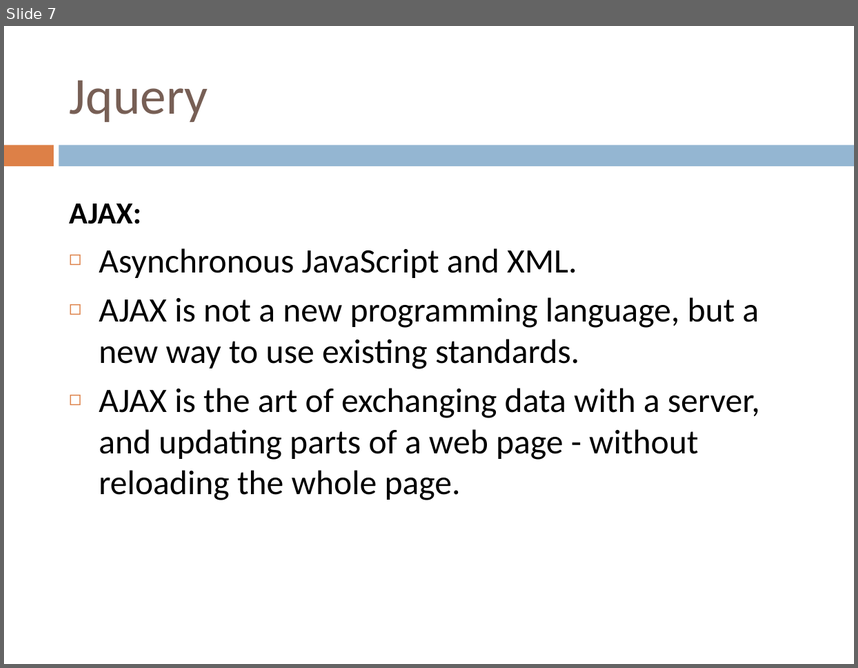
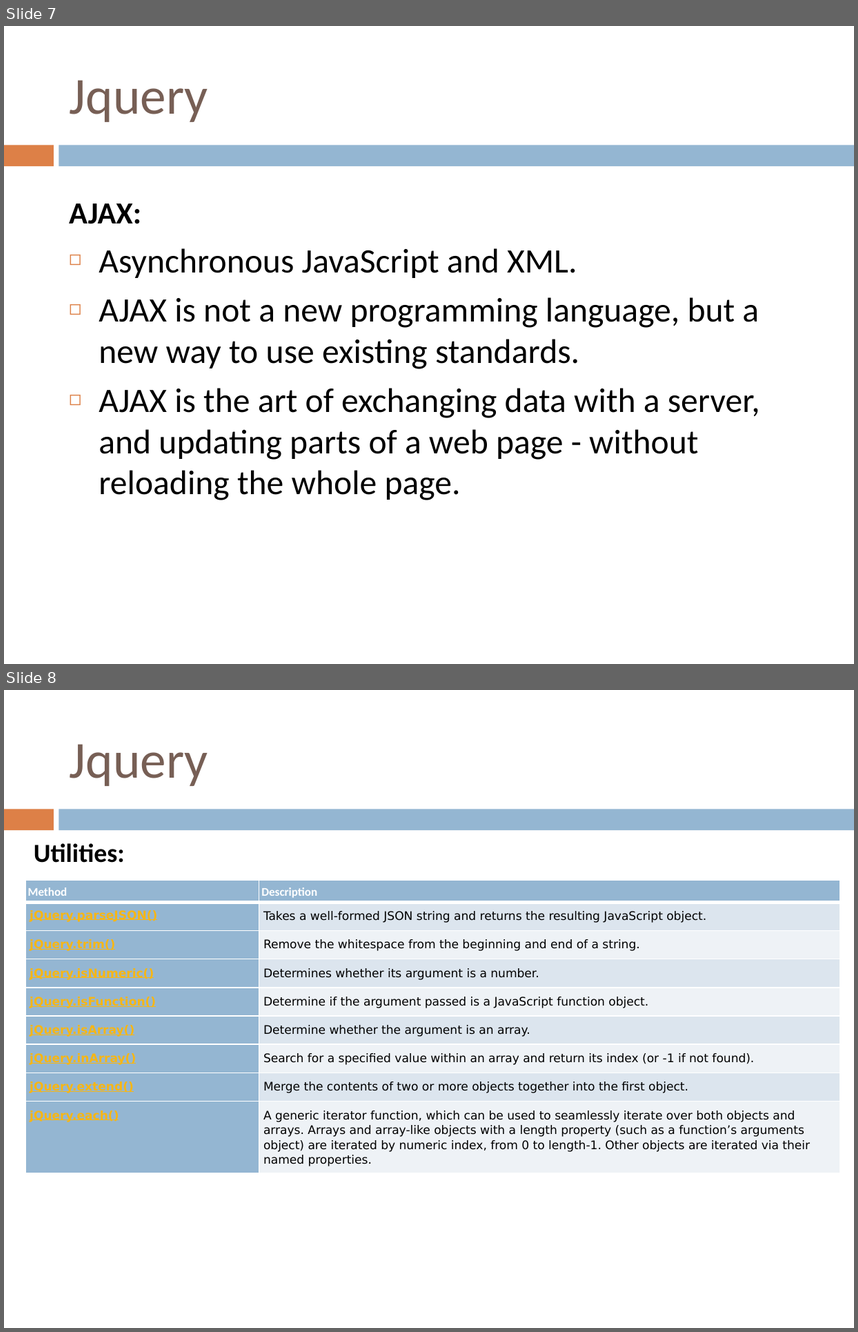
Before and after one commit to yedukondalurd/PPT, a slide deck: Advanced Javascript Day-2.pptx. Shown one above the other, each under a label of ours: slide 7 before the commit, slides 7 and 8 after it. The pictures are 858x668 and 858x1332 pixels, drawn with LibreOffice and Linux fonts; fonts in the diff are those of the drawing. Boxes give left, top, right and bottom in pixels: in the first picture for what was removed or moved away, otherwise in the second. Text is boxed around its words. In the diff, an @@ line names an element or a change of style, - is before the commit and + after.

```diff
--- a/Advanced Javascript Day-2.pptx
+++ b/Advanced Javascript Day-2.pptx
@@ slide 8 added at (4, 690, 854, 1328), background #FFFFFF; not listed: 2 template elements that a slide beside it also shows @@
@@ title added at (70, 744, 208, 786), 44 pt, text #775F55 @@
+Jquery
@@ text added at (34, 843, 125, 862), 22.1 pt, text #000000, bold @@
+  Utilities:
@@ table added at (25, 880, 840, 1174), 9 rows, 2 columns @@
+Method | Description
+jQuery.parseJSON() | Takes a well-formed JSON string and returns the resulting JavaScript object.
+jQuery.trim() | Remove the whitespace from the beginning and end of a string.
+jQuery.isNumeric() | Determines whether its argument is a number.
+jQuery.isFunction() | Determine if the argument passed is a JavaScript function object.
+jQuery.isArray() | Determine whether the argument is an array.
+jQuery.inArray() | Search for a specified value within an array and return its index (or -1 if not found).
+jQuery.extend() | Merge the contents of two or more objects together into the first object.
+jQuery.each() | A generic iterator function, which can be used to seamlessly iterate over both objects and arrays. Arrays and array-like objects with a length property (such as a function’s arguments object) are iterated by numeric index, from 0 to length-1. Other objects are iterated via their named properties.
```
Also in this commit, not shown: 1 slide changed.
